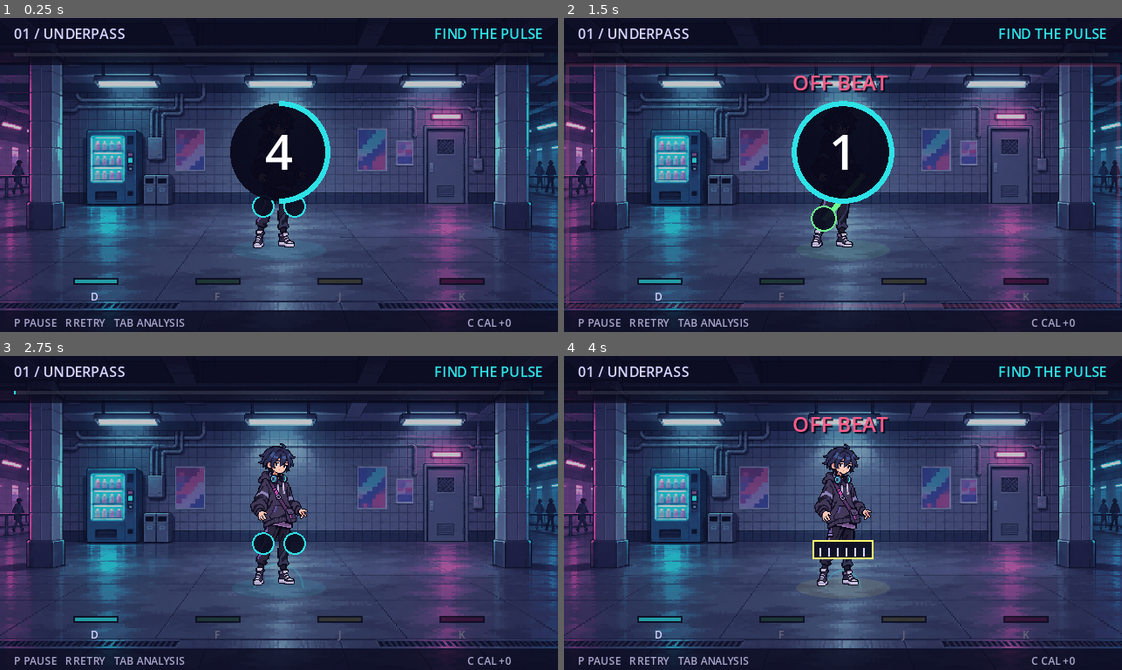
Above: before the commit, frames 1-4 (two rows, left to right).
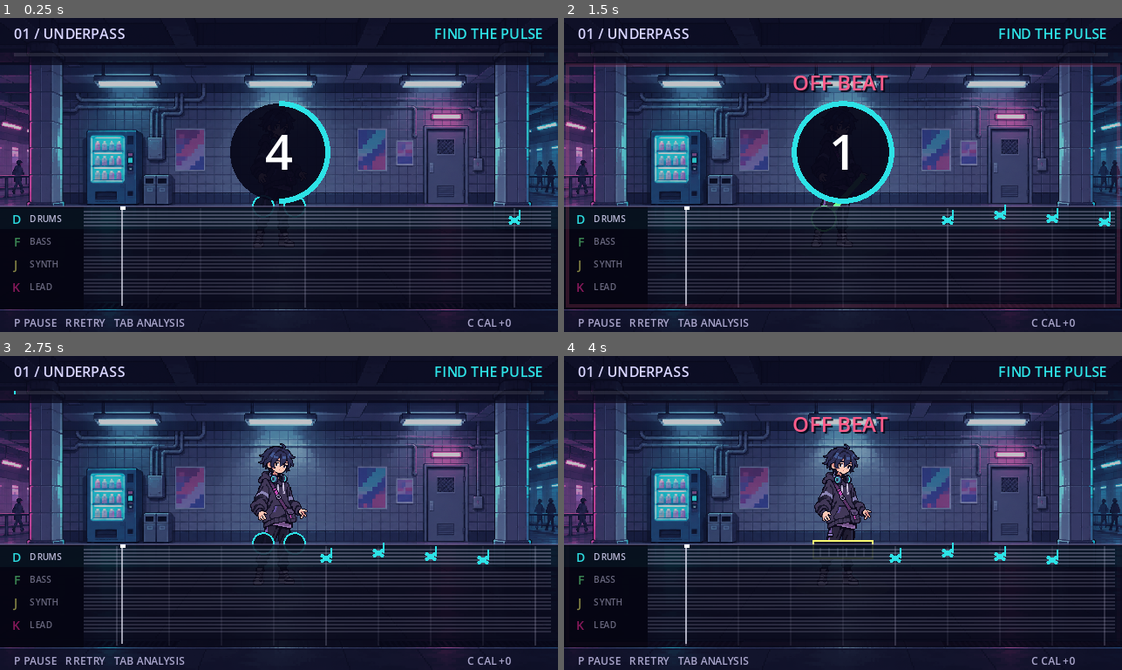
Above: after the commit, the same moments.

Repository: fatjiao/beatspell-game
Game: Godot game, scene res://scenes/prototype/prototype_stage.tscn
Same seed, same stepped clock (60 frames per second), same inputs: the game is played once before the commit and once after it. Sound files missing from this copy of the repository are replaced by a short silence.
Inputs:
- Up to frame 1 (0.25 s): no input
- Up to frame 2 (1.5 s): tap Enter (ui_accept) at 0.5 s; hold Enter (ui_accept) 0.53-1.28 s; tap F (instrument_bass) at 1.35 s
- Up to frame 3 (2.75 s): tap Enter (ui_accept) at 1.52, 1.55, 1.82, 2.3 s; hold D (instrument_drums) from 2.03 s (still down)
- Up to frame 4 (4 s): release D (instrument_drums) at 2.78 s; tap K (instrument_lead) at 2.85 s; tap Enter (ui_accept) at 3.02, 3.05, 3.32 s; hold Enter (ui_accept) from 3.53 s (still down); tap J (instrument_synth) at 3.6 s

The runs differ from the first frame. In frame 1, 30% of the frame differs, in the area x 0-100%, y 59-93%; in frame 2, 30%; in frame 3, 30%; in frame 4, 30%.

Commit message:
feat: add flowing multi-instrument staff

Diff:
--- /dev/null
+++ b/scripts/presentation/flowing_staff.gd
@@ -0,0 +1,27 @@
+extends RefCounted
+
+const PANEL_TOP := 108.0
+const PANEL_BOTTOM := 167.0
+const HIT_X := 70.0
+const NOTE_SPEED_PX_PER_SECOND := 60.0
+const LOOK_AHEAD_MS := 4000
+const PAST_WINDOW_MS := 200
+const ROW_CENTERS := {
+	"drums": 115.0,
+	"bass": 128.0,
+	"synth": 141.0,
+	"lead": 154.0,
+}
+
+
+func note_x(song_time_ms: int, event_time_ms: int) -> float:
+	var delta_ms := event_time_ms - song_time_ms
+	return HIT_X + float(delta_ms) / 1000.0 * NOTE_SPEED_PX_PER_SECOND
+
+
+func is_note_visible(delta_ms: int) -> bool:
+	return delta_ms >= -PAST_WINDOW_MS and delta_ms <= LOOK_AHEAD_MS
+
+
+func row_center(instrument: String) -> float:
+	return float(ROW_CENTERS.get(instrument, ROW_CENTERS.drums))
--- a/scripts/prototype/prototype_stage.gd
+++ b/scripts/prototype/prototype_stage.gd
@@ -4,6 +4,7 @@
 const RhythmJudgeScript = preload("res://scripts/rhythm/rhythm_judge.gd")
 const SettingsStore = preload("res://scripts/settings/settings_store.gd")
 const StageDirectorScript = preload("res://scripts/presentation/stage_director.gd")
+const FlowingStaffScript = preload("res://scripts/presentation/flowing_staff.gd")
 const SUBWAY_BACKGROUND: Texture2D = preload("res://assets/art/subway/subway_background.png")
 const LOOP_IDLE: Texture2D = preload("res://assets/art/loop/loop_idle.png")
 
@@ -61,6 +62,7 @@
 var _miss_count := 0
 var _bad_tap_count := 0
 var _director = StageDirectorScript.new()
+var _flowing_staff = FlowingStaffScript.new()
 var _current_section_id := ""
 var _glitch_until := 0
 var _hit_burst_until := 0
@@ -495,75 +497,118 @@
 	draw_rect(Rect2(8, 20, 304, 2), Color(1, 1, 1, 0.10))
 	draw_rect(Rect2(8, 20, 304.0 * progress, 2), focus_color)
 
-	_draw_fixed_key_anchors(font, section)
+	_draw_flowing_staff(font, section)
 	draw_rect(Rect2(0, 168, 320, 12), Color(0.03, 0.03, 0.10, 0.68))
 	draw_string(font, Vector2(8, 177), "P PAUSE   R RETRY   TAB ANALYSIS", HORIZONTAL_ALIGNMENT_LEFT, -1, 6, Color("aaa6cc"))
 	draw_string(font, Vector2(268, 177), "C CAL %+d" % _audio_offset_ms, HORIZONTAL_ALIGNMENT_LEFT, -1, 6, Color("aaa6cc"))
 
 
-func _draw_fixed_key_anchors(font: Font, section: Dictionary) -> void:
-	var next_event = _next_pending_event()
-	var next_instrument := ""
-	var next_delta_ms := 2_147_483_647
-	if next_event != null:
-		next_instrument = next_event.instrument
-		next_delta_ms = next_event.time_ms - _song_time_ms
+func _draw_flowing_staff(font: Font, section: Dictionary) -> void:
+	var panel_rect := Rect2(0, _flowing_staff.PANEL_TOP, 320, _flowing_staff.PANEL_BOTTOM - _flowing_staff.PANEL_TOP)
+	draw_rect(panel_rect, Color(0.025, 0.025, 0.085, 0.88))
+	draw_rect(Rect2(0, _flowing_staff.PANEL_TOP, 48, panel_rect.size.y), Color(0.02, 0.02, 0.07, 0.92))
+	draw_line(Vector2(0, _flowing_staff.PANEL_TOP), Vector2(320, _flowing_staff.PANEL_TOP), Color(0.72, 0.70, 0.92, 0.30), 1.0)
+
+	_draw_score_beat_guides()
 	var now := Time.get_ticks_msec()
-
-	for instrument in INSTRUMENTS:
-		var center := _instrument_anchor(instrument)
+	for row_index in INSTRUMENTS.size():
+		var instrument: String = INSTRUMENTS[row_index]
+		var row_y: float = _flowing_staff.row_center(instrument)
 		var color: Color = COLORS[instrument]
-		var target_imminent: bool = instrument == next_instrument and next_delta_ms <= 1000
-		var ensemble_available: bool = section.instrument == "ensemble"
-		var section_active: bool = section.instrument == instrument or target_imminent
 		var pressed: bool = int(_pad_flash_until.get(instrument, 0)) > now
-		var lamp_alpha := 0.66 if section_active else (0.34 if ensemble_available else 0.16)
-		if pressed:
-			lamp_alpha = 1.0
-		var lamp_color := color
-		lamp_color.a = lamp_alpha
-		draw_rect(Rect2(center + Vector2(-13, -2), Vector2(26, 4)), Color(0.02, 0.02, 0.08, 0.76))
-		draw_rect(Rect2(center + Vector2(-12, -1), Vector2(24, 2)), lamp_color)
-		var inactive_text := Color("9995ad") if ensemble_available else Color("69667c")
-		draw_string(font, center + Vector2(-4, 11), KEY_LABELS[instrument], HORIZONTAL_ALIGNMENT_CENTER, 8, 6, Color("d8d5ff") if section_active else inactive_text)
-
-		if target_imminent:
-			var cue_progress: float = _director.cue_progress(next_delta_ms)
-			_draw_floor_cue(center, color, cue_progress)
-
-		if instrument == _active_instrument and now < _hit_burst_until:
-			_draw_floor_hit_burst(center, color, now)
-
-
-func _draw_floor_cue(center: Vector2, color: Color, progress: float) -> void:
-	var glow := color
-	glow.a = 0.035 + progress * 0.10
-	var half_width := lerpf(15.0, 7.0, progress)
-	var beam := PackedVector2Array([
-		center + Vector2(-half_width, -1),
-		center + Vector2(half_width, -1),
-		center + Vector2(5, -68),
-		center + Vector2(-5, -68),
-	])
-	draw_colored_polygon(beam, glow)
-	var floor_glow := color
-	floor_glow.a = 0.08 + progress * 0.18
-	draw_ellipse_shadow(center, 18.0 + progress * 5.0, 3.0 + progress * 2.0, floor_glow)
-	draw_rect(Rect2(center + Vector2(-14, -2), Vector2(28, 4)), Color(color, 0.45 + progress * 0.45))
-
-
-func _draw_floor_hit_burst(center: Vector2, color: Color, now: int) -> void:
+		var section_active: bool = section.instrument == instrument or section.instrument == "ensemble"
+		if section_active or pressed:
+			var row_glow := color
+			row_glow.a = 0.055 if not pressed else 0.18
+			draw_rect(Rect2(0, row_y - 6, 320, 12), row_glow)
+		_draw_instrument_staff(font, instrument, row_y, section_active)
+
+	draw_line(
+		Vector2(_flowing_staff.HIT_X, _flowing_staff.PANEL_TOP + 2),
+		Vector2(_flowing_staff.HIT_X, _flowing_staff.PANEL_BOTTOM - 2),
+		Color(0.94, 0.94, 1.0, 0.64),
+		1.0
+	)
+	draw_rect(Rect2(_flowing_staff.HIT_X - 1, _flowing_staff.PANEL_TOP, 3, 2), Color("ffffff"))
+	_draw_staff_events(font)
+	if now < _hit_burst_until:
+		_draw_staff_hit_burst(now)
+
+
+func _draw_instrument_staff(font: Font, instrument: String, row_y: float, active: bool) -> void:
+	var color: Color = COLORS[instrument]
+	var line_color := Color(0.78, 0.77, 0.91, 0.28 if active else 0.16)
+	for line_offset in [-4.0, -2.0, 0.0, 2.0, 4.0]:
+		draw_line(Vector2(48, row_y + line_offset), Vector2(316, row_y + line_offset), line_color, 1.0)
+	var key_color := color
+	key_color.a = 0.95 if active else 0.52
+	draw_string(font, Vector2(5, row_y + 3), KEY_LABELS[instrument], HORIZONTAL_ALIGNMENT_CENTER, 10, 7, key_color)
+	draw_string(font, Vector2(17, row_y + 2), DISPLAY_NAMES[instrument], HORIZONTAL_ALIGNMENT_LEFT, 27, 5, Color(0.82, 0.81, 0.94, 0.88 if active else 0.48))
+
+
+func _draw_score_beat_guides() -> void:
+	if _chart.is_empty():
+		return
+	var beat_ms := 60000.0 / float(_chart.bpm)
+	var first_beat := int(floor(float(_song_time_ms) / beat_ms))
+	for beat_offset in range(0, 10):
+		var beat_index := first_beat + beat_offset
+		var beat_time := int(round(float(beat_index) * beat_ms))
+		var delta_ms := beat_time - _song_time_ms
+		if not _flowing_staff.is_note_visible(delta_ms):
+			continue
+		var guide_x: float = _flowing_staff.note_x(_song_time_ms, beat_time)
+		if guide_x < 48.0 or guide_x > 316.0:
+			continue
+		var strong_beat: bool = posmod(beat_index, 4) == 0
+		var alpha := 0.18 if strong_beat else 0.07
+		draw_line(Vector2(guide_x, _flowing_staff.PANEL_TOP + 1), Vector2(guide_x, _flowing_staff.PANEL_BOTTOM - 1), Color(0.85, 0.84, 0.96, alpha), 1.0)
+
+
+func _draw_staff_events(font: Font) -> void:
+	for chart_event in _events:
+		if chart_event.consumed:
+			continue
+		var delta_ms: int = chart_event.time_ms - _song_time_ms
+		if not _flowing_staff.is_note_visible(delta_ms):
+			continue
+		var note_x: float = _flowing_staff.note_x(_song_time_ms, chart_event.time_ms)
+		if note_x < 48.0 or note_x > 316.0:
+			continue
+		var row_y: float = _flowing_staff.row_center(chart_event.instrument)
+		var pitch_offset := float([-2, 0, 2, -1, 1][posmod(int(chart_event.time_ms / 500), 5)])
+		var note_position := Vector2(note_x, row_y + pitch_offset)
+		var color: Color = COLORS[chart_event.instrument]
+		var approach := clampf(1.0 - float(maxi(0, delta_ms)) / 1000.0, 0.0, 1.0)
+		if approach > 0.0:
+			var halo := color
+			halo.a = 0.06 + approach * 0.14
+			draw_circle(note_position, 4.0 + approach * 2.0, halo)
+		_draw_score_note(note_position, chart_event.instrument, color)
+		if delta_ms <= 1200:
+			draw_string(font, note_position + Vector2(-3, -5), KEY_LABELS[chart_event.instrument], HORIZONTAL_ALIGNMENT_CENTER, 7, 5, Color(0.96, 0.95, 1.0, 0.82))
+
+
+func _draw_score_note(position: Vector2, instrument: String, color: Color) -> void:
+	if instrument == "drums":
+		draw_line(position + Vector2(-3, -2), position + Vector2(3, 2), color, 2.0)
+		draw_line(position + Vector2(-3, 2), position + Vector2(3, -2), color, 2.0)
+		draw_line(position + Vector2(3, 0), position + Vector2(3, -6), color, 1.0)
+		return
+	draw_set_transform(position, -0.24, Vector2(1.35, 0.78))
+	draw_circle(Vector2.ZERO, 3.0, color)
+	draw_set_transform(Vector2.ZERO, 0.0, Vector2.ONE)
+	var stem_direction := -1.0 if instrument in ["bass", "synth"] else 1.0
+	var stem_x := position.x + (2.5 if stem_direction > 0.0 else -2.5)
+	draw_line(Vector2(stem_x, position.y), Vector2(stem_x, position.y - 7.0 * stem_direction), color, 1.0)
+
+
+func _draw_staff_hit_burst(now: int) -> void:
+	var row_y: float = _flowing_staff.row_center(_active_instrument)
+	var color: Color = COLORS[_active_instrument]
 	var life := clampf(float(_hit_burst_until - now) / 260.0, 0.0, 1.0)
-	var burst_color := color
-	burst_color.a = life * 0.42
-	draw_ellipse_shadow(center, 20.0 + (1.0 - life) * 24.0, 4.0 + (1.0 - life) * 4.0, burst_color)
-	draw_line(center + Vector2(-4, -4), center + Vector2(-9, -10 - (1.0 - life) * 6.0), burst_color, 1.0)
-	draw_line(center + Vector2(4, -4), center + Vector2(9, -10 - (1.0 - life) * 6.0), burst_color, 1.0)
-
-
-func _instrument_anchor(instrument: String) -> Vector2:
-	var index := INSTRUMENTS.find(instrument)
-	return Vector2(55.0 + float(maxi(0, index)) * 70.0, 151.0)
+	color.a = life * 0.55
+	draw_circle(Vector2(_flowing_staff.HIT_X, row_y), 3.0 + (1.0 - life) * 7.0, color, false, 1.0)
 
 
 func _focus_instrument(section: Dictionary) -> String:
--- a/tests/capture_feedback_preview.gd
+++ b/tests/capture_feedback_preview.gd
@@ -10,7 +10,7 @@
 	var stage = load("res://scenes/prototype/prototype_stage.tscn").instantiate()
 	root.add_child(stage)
 	await create_timer(3.1).timeout
-	if not _save_view("res://build/fixed-key-preview.png"):
+	if not _save_view("res://build/flowing-staff-preview.png"):
 		quit(1)
 		return
 
@@ -23,7 +23,7 @@
 	stage.queue_redraw()
 	await process_frame
 	await process_frame
-	if not _save_view("res://build/fixed-key-ensemble-preview.png"):
+	if not _save_view("res://build/flowing-staff-ensemble-preview.png"):
 		quit(1)
 		return
 
--- a/tests/run_tests.gd
+++ b/tests/run_tests.gd
@@ -10,6 +10,7 @@
 		{"name": "audio_assets", "script": preload("res://tests/test_audio_assets.gd")},
 		{"name": "result_scoring", "script": preload("res://tests/test_result_scoring.gd")},
 		{"name": "stage_director", "script": preload("res://tests/test_stage_director.gd")},
+		{"name": "flowing_staff", "script": preload("res://tests/test_flowing_staff.gd")},
 	]
 	var failure_count := 0
 	for suite in suites:
--- /dev/null
+++ b/tests/test_flowing_staff.gd
@@ -0,0 +1,27 @@
+extends RefCounted
+
+const FlowingStaff = preload("res://scripts/presentation/flowing_staff.gd")
+
+
+func run() -> Array[String]:
+	var failures: Array[String] = []
+	var staff = FlowingStaff.new()
+	_expect_float(failures, staff.note_x(2000, 2000), 70.0, "note reaches hit line on beat")
+	_expect_float(failures, staff.note_x(2000, 3000), 130.0, "note moves sixty pixels per second")
+	_expect(failures, staff.is_note_visible(-200), "recent note remains briefly visible")
+	_expect(failures, staff.is_note_visible(4000), "four-second lookahead is visible")
+	_expect(failures, not staff.is_note_visible(-201), "old note is hidden")
+	_expect(failures, not staff.is_note_visible(4001), "distant note is hidden")
+	_expect_float(failures, staff.row_center("drums"), 115.0, "drums row")
+	_expect_float(failures, staff.row_center("lead"), 154.0, "lead row")
+	return failures
+
+
+func _expect(failures: Array[String], condition: bool, label: String) -> void:
+	if not condition:
+		failures.append(label)
+
+
+func _expect_float(failures: Array[String], actual: float, expected: float, label: String) -> void:
+	if not is_equal_approx(actual, expected):
+		failures.append("%s: expected %.2f, got %.2f" % [label, expected, actual])
Not shown, added: docs/plans/2026-11-05-flowing-staff-implementation.md
